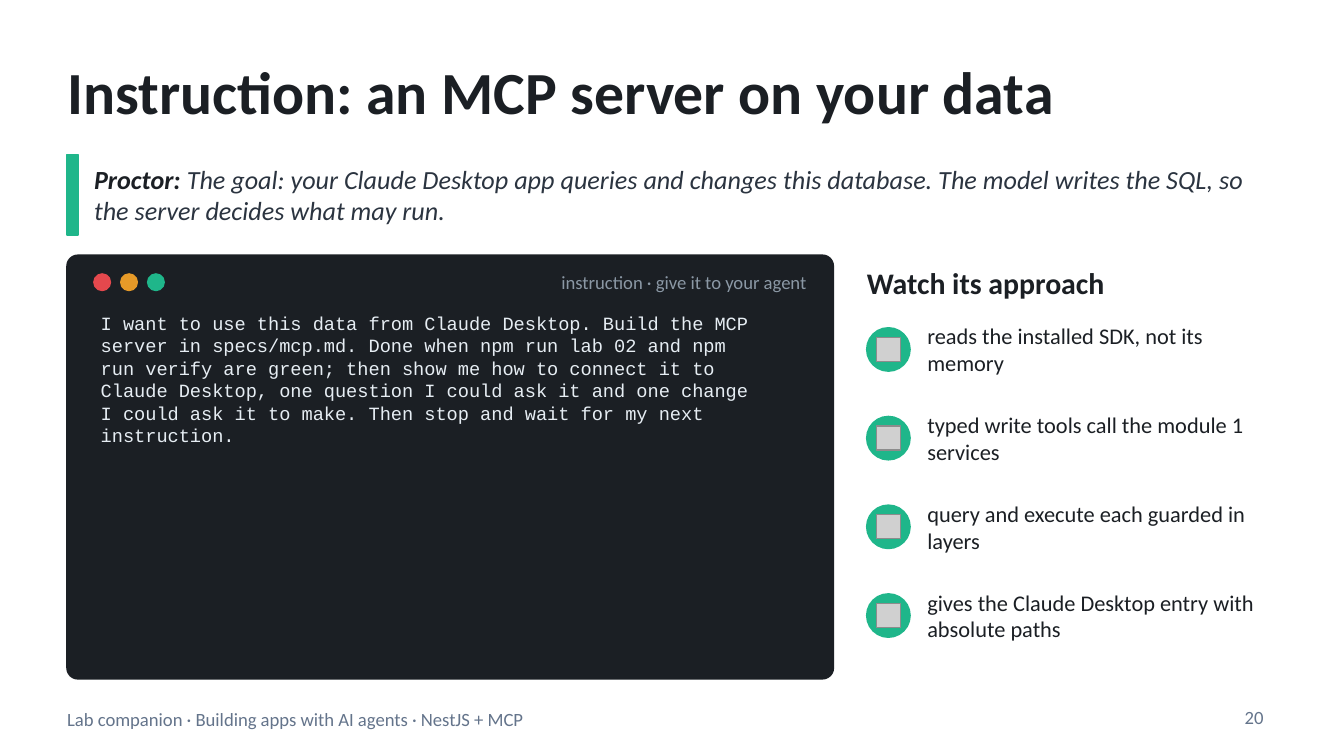
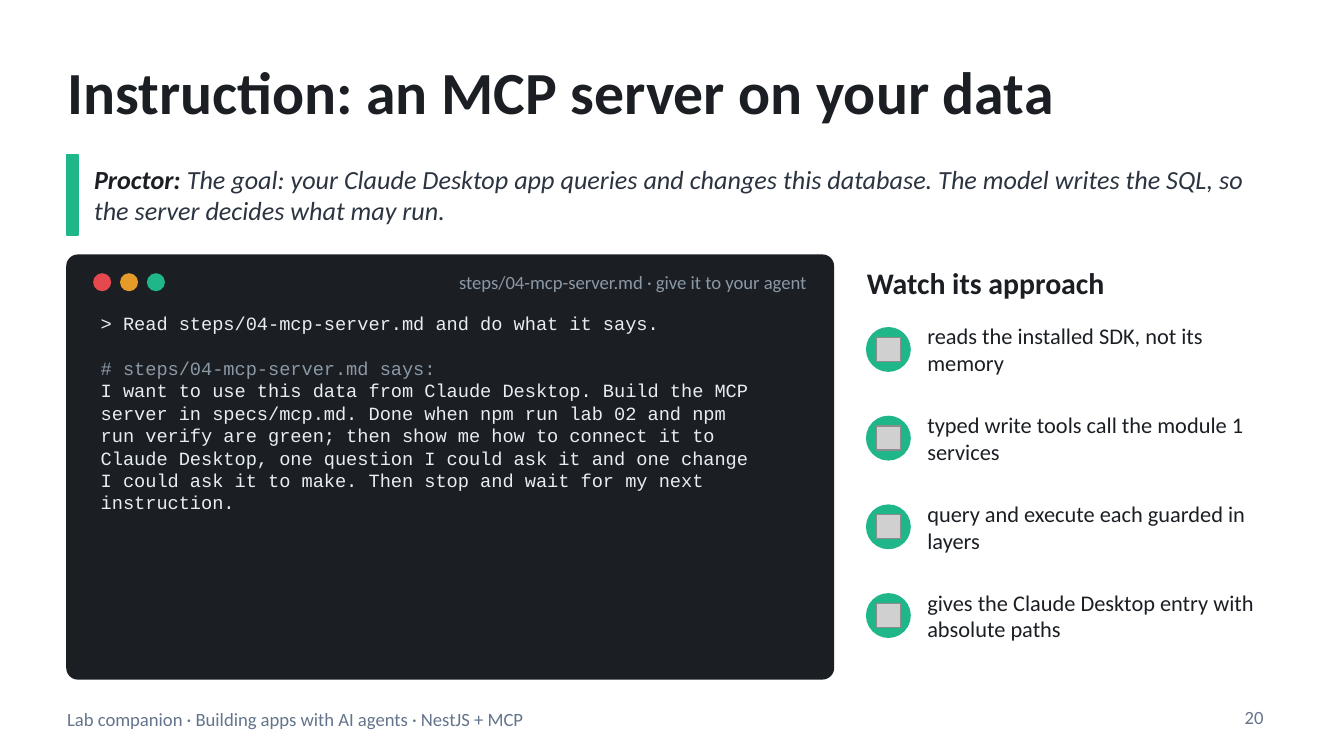
Before and after one commit to blazaga/ai-training-modules, a slide deck: slide 20 of docs/ai-agent-training/slides/lab-companion.pptx. Drawn at 1344x756 pixels with LibreOffice and Linux fonts; fonts in the diff are those of the drawing; grey boxes stand for pictures. Boxes give left, top, right and bottom in pixels: in the first picture for what was removed or moved away, otherwise in the second. Text is boxed around its words. In the diff, an @@ line names an element or a change of style, - is before the commit and + after.

```diff
--- a/docs/ai-agent-training/slides/lab-companion.pptx
+++ b/docs/ai-agent-training/slides/lab-companion.pptx
@@ text at bbox=[459, 276, 807, 292]: text changed @@
-instruction · give it to your agent
+steps/04-mcp-server.md · give it to your agent
@@ text at bbox=[123, 317, 659, 379]: paragraphs added @@
+> Read steps/04-mcp-server.md and do what it says.
+# steps/04-mcp-server.md says:
```
Also in this commit, not shown: 4 other slides changed, 13 other files.
